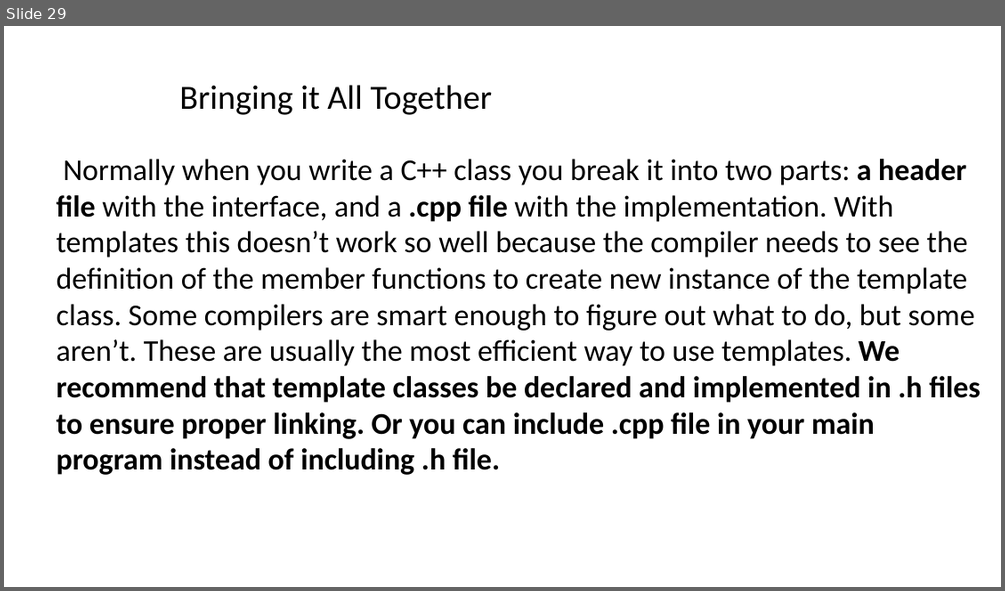
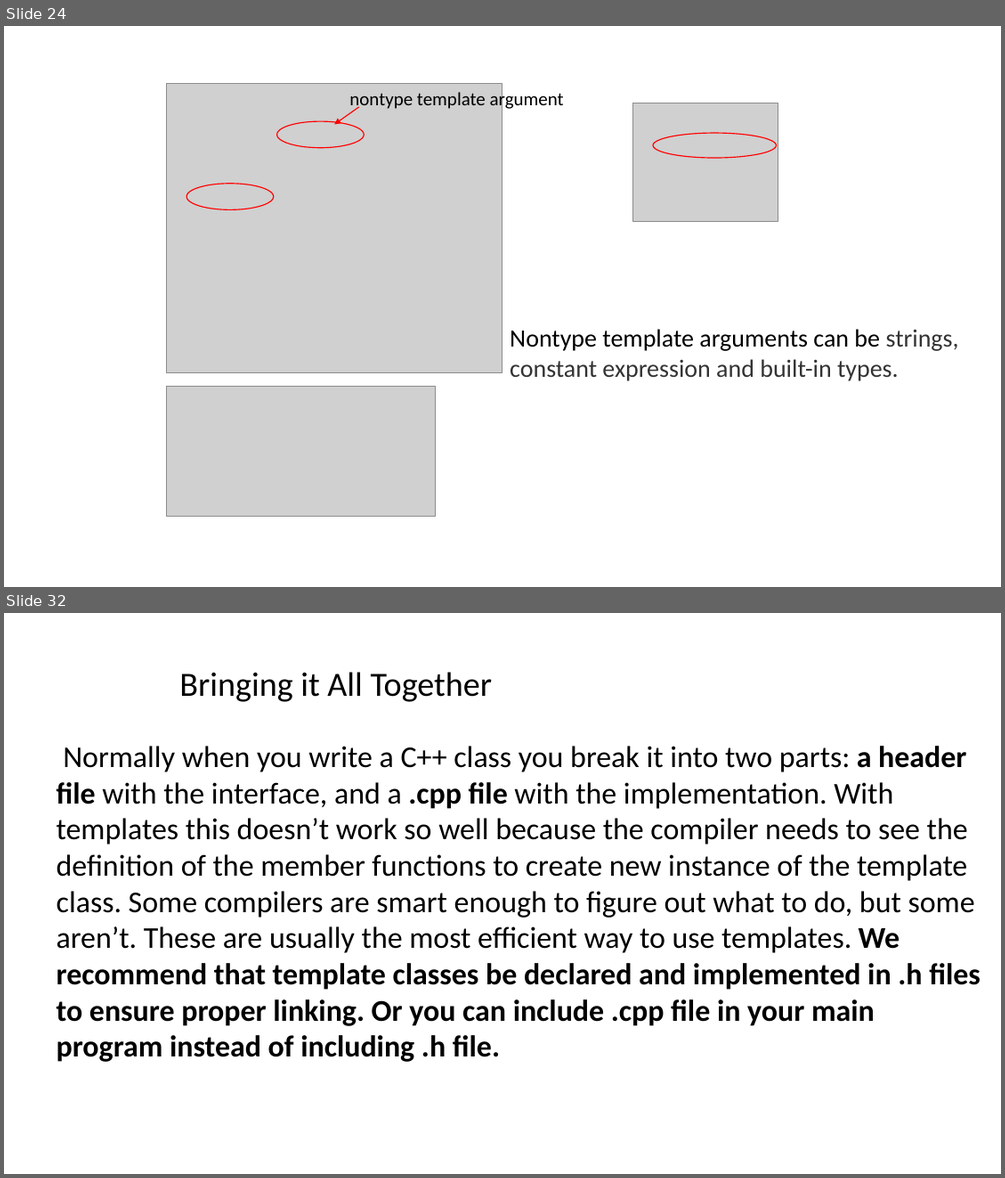
Before and after one commit to ShiqiYu/CPP, a slide deck: week13/Lab13.pptx. Shown one above the other, each under a label of ours: slide 29 before the commit, slides 24 and 32 after it; the slides between them are not shown. The pictures are 1005x591 and 1005x1178 pixels, drawn with LibreOffice and Linux fonts; fonts in the diff are those of the drawing; grey boxes stand for pictures; background and template pictures are left out. Boxes give left, top, right and bottom in pixels: in the first picture for what was removed or moved away, otherwise in the second. Text is boxed around its words. In the diff, an @@ line names an element or a change of style, - is before the commit and + after.

```diff
--- a/week13/Lab13.pptx
+++ b/week13/Lab13.pptx
@@ slide 24 added at (4,26,1001,587), background #FFFFFF @@
@@ picture added at (166,84,502,373) @@
@@ text added at (349,89,564,111), 18 pt, text #000000 @@
+nontype template argument
@@ picture added at (633,103,778,221) @@
@@ ellipse added at (277,122,364,148), outline #FF0000 1 pt @@
@@ arrow added from (359, 107) to (334, 125), #FF0000 1 pt @@
@@ ellipse added at (653,133,777,158), outline #FF0000 1 pt @@
@@ ellipse added at (186,183,273,209), outline #FF0000 1 pt @@
@@ text added at (510,329,959,381), 24 pt, text #333333 @@
+Nontype template arguments can be strings,
+constant expression and built-in types.
@@ picture added at (166,386,435,516) @@
@@ what was slide 29 is now slide 32 @@
```
Also in this commit, not shown: 6 slides changed, 12 other slides added, 9 slides removed.
